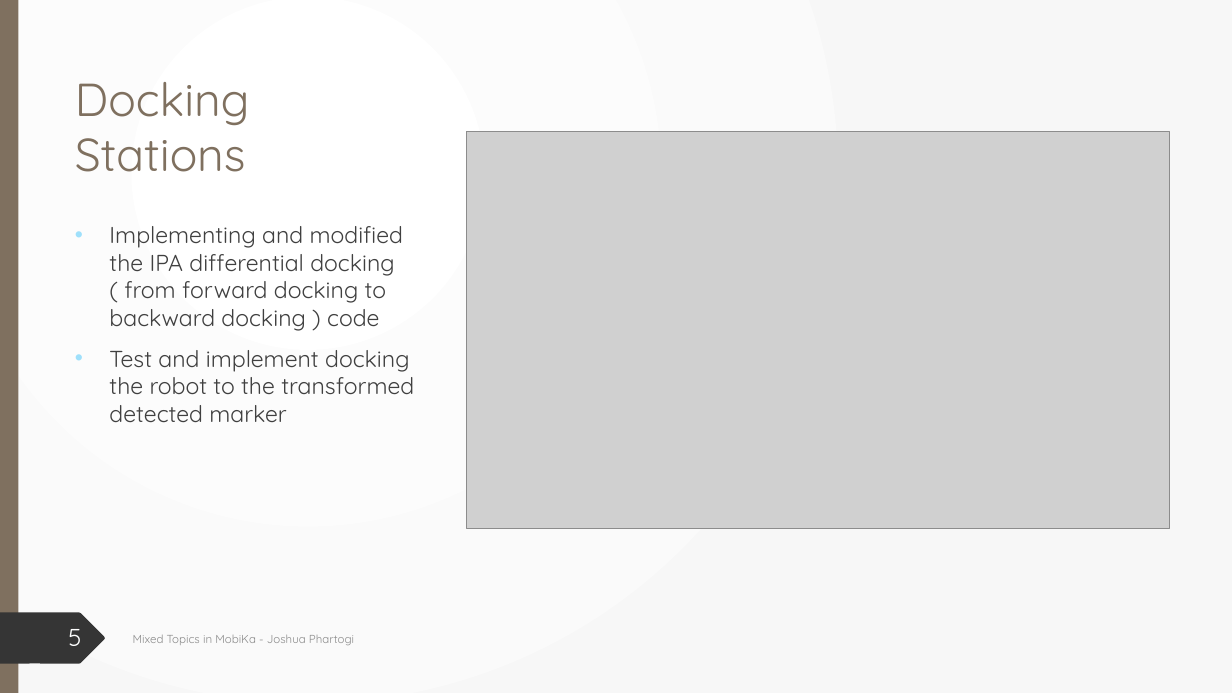
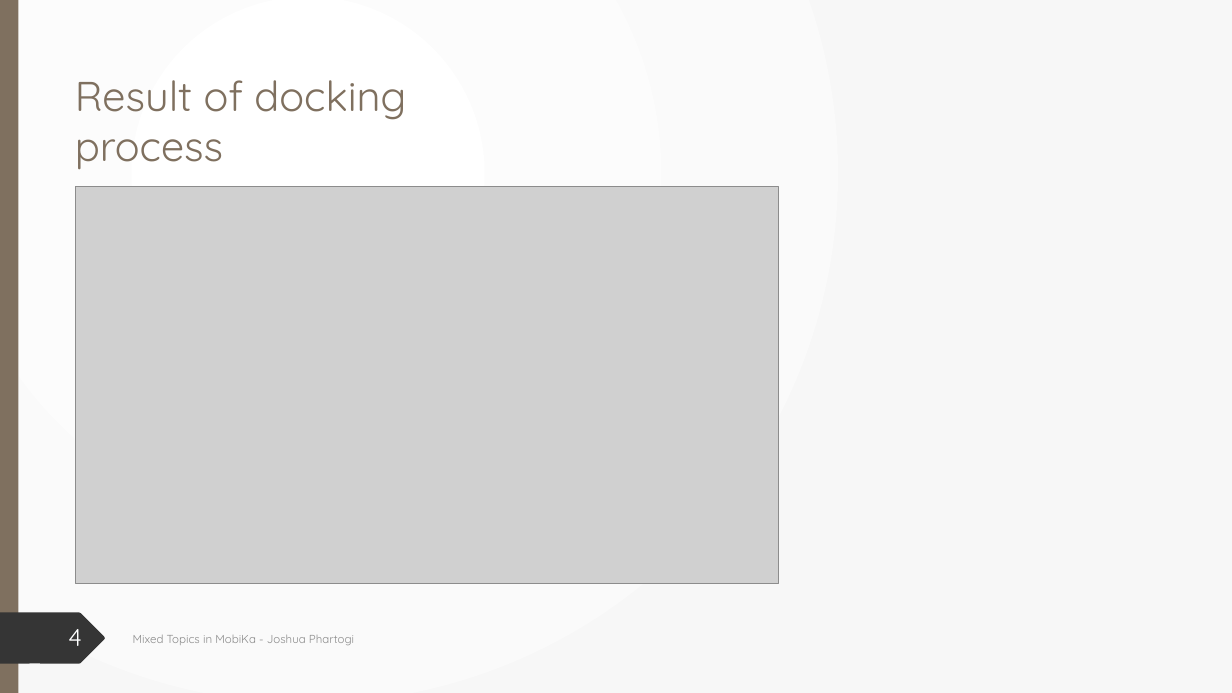
Before and after one commit to Jphartogi/Ipa_final_presentation, a slide deck: slide 4 of Internship Presentation.pptx (slide 5 before the commit). Drawn at 1232x693 pixels with LibreOffice and Linux fonts; fonts in the diff are those of the drawing; grey boxes stand for pictures. Boxes give left, top, right and bottom in pixels: in the first picture for what was removed or moved away, otherwise in the second. Text is boxed around its words. In the diff, an @@ line names an element or a change of style, - is before the commit and + after.

```diff
--- a/Internship Presentation.pptx
+++ b/Internship Presentation.pptx
@@ title at box(75, 80, 406, 170): text changed; size 36 to 32.4 pt @@
-Docking Stations
+Result of docking process
@@ picture: place and size @@
-picture at box(467, 131, 1169, 529)
+picture at box(76, 187, 778, 584)
@@ text removed at box(109, 226, 414, 422) @@
-• Implementing and modified the IPA differential docking ( from forward docking to backward docking ) code
-• Test and implement docking the robot to the transformed detected marker
@@ freeform shape removed at box(78, 542, 81, 564) @@
@@ page number at box(68, 629, 82, 646): text changed @@
-5
+4
```
Also in this commit, not shown: 7 other slides changed, 1 slide added, 1 slide removed.
